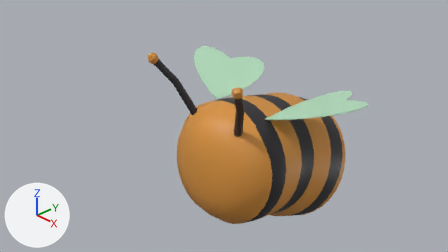
Before and after pictures for a commit that changed the Blender file FlourishProject/Assets/Models/RegularBee/Blender/regularbee.blend.
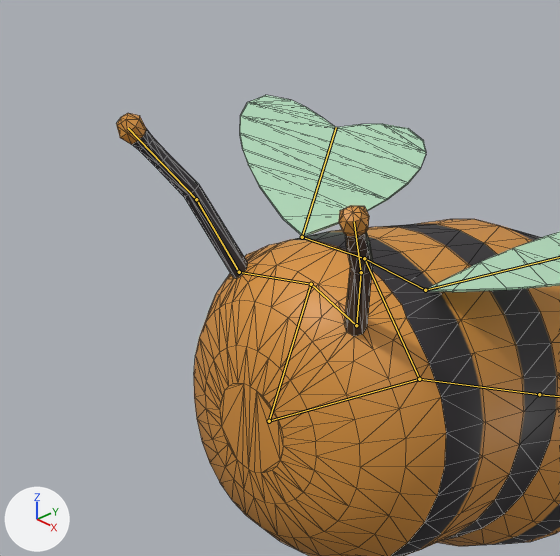
Each version is shown from the file's camera 'Camera', then close up on the part from 23% to 70% of the width and 4% to 87% of the height. Every picture has the same lights, and +X, +Y and +Z are marked at lower left. Both versions are drawn at frame 20 of the action 'Fly'; the numbers are the values there. The bones that bend it are drawn over the model as lines in the close-ups. The close-ups show mesh edges as thin lines.

The first close-up shows 'Bee'.
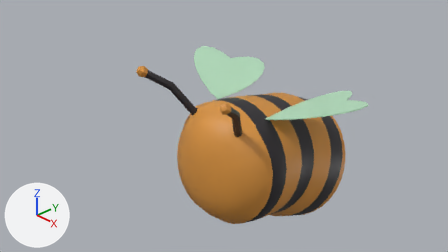
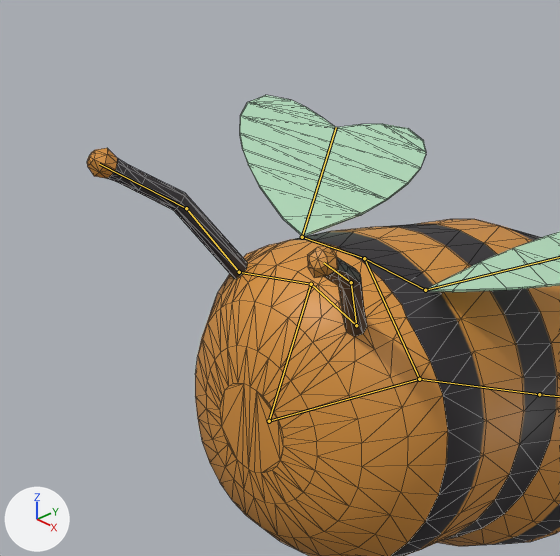
Boxes [x1, y1, x2, y2] around the edits, measured in the close-ups (560 x 556 px):
'Bee', posed: before [116, 95, 560, 556]; after [87, 95, 560, 556]
bone 'Bone.010.L', root to tip: before (356, 325) to (361, 272); after (356, 325) to (351, 282)
bone 'Bone.011.L', root to tip: before (361, 272) to (354, 221); after (351, 282) to (323, 262)
bone 'Bone.008.L.002', root to tip: before (239, 272) to (196, 199); after (239, 272) to (186, 208)
bone 'Bone.008.L.003', root to tip: before (196, 199) to (128, 128); after (186, 208) to (99, 164)

What the commit changed:
Bone 'Bone.010.L' (bone_bone_010_l) moves from (0.0, 0.0, 0.0) to (0.0, 0.001, 0.0).
Bone 'Bone.010.L' (bone_bone_010_l) turns from (0, 0, 0) to (4, 3, 9) degrees about its own x, y and z.
Bone 'Bone.011.L' (bone_bone_011_l) moves from (0.0, 0.0, 0.0) to (0.001, 0.0, -0.001).
Bone 'Bone.011.L' (bone_bone_011_l) turns from (0, 0, 0) to (5, 4, 8) degrees about its own x, y and z.
Bone 'Bone.008.L.002' (bone_bone_008_l_002) moves from (0.0, 0.0, 0.0) to (0.0, -0.001, 0.0).
Bone 'Bone.008.L.002' (bone_bone_008_l_002) turns from (0, 0, 0) to (-5, -3, 8) degrees about its own x, y and z.
Bone 'Bone.008.L.003' (bone_bone_008_l_003) moves from (0.0, 0.0, 0.0) to (-0.001, 0.0, -0.001).
Bone 'Bone.008.L.003' (bone_bone_008_l_003) turns from (0, 0, 0) to (-6, -4, 7) degrees about its own x, y and z.
